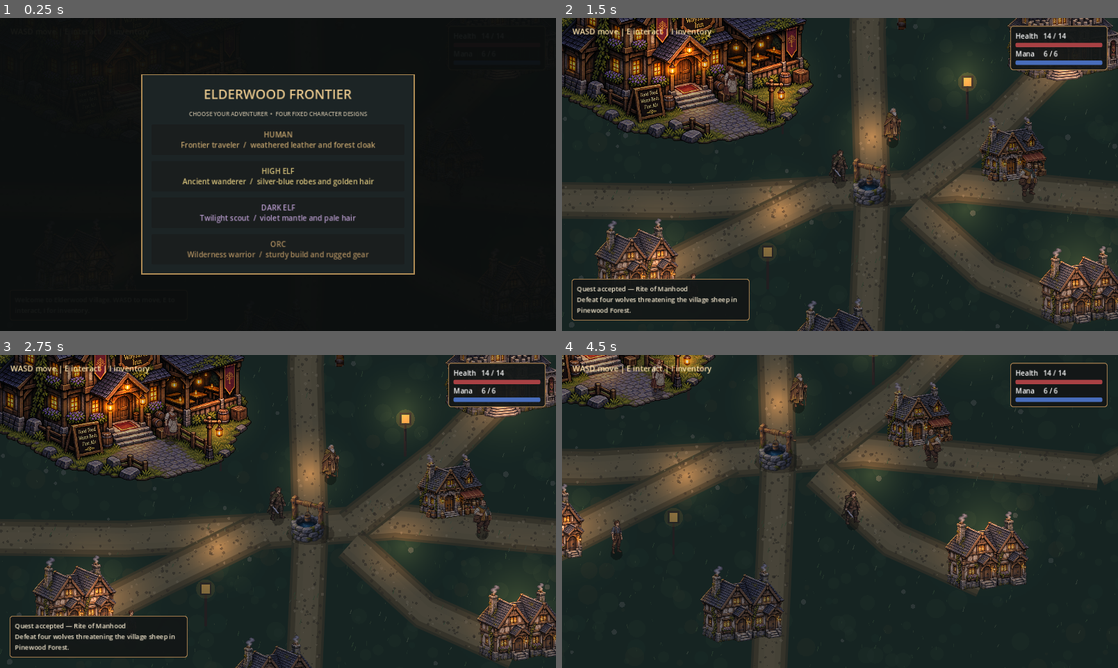
Above: before the commit, frames 1-4 (two rows, left to right).
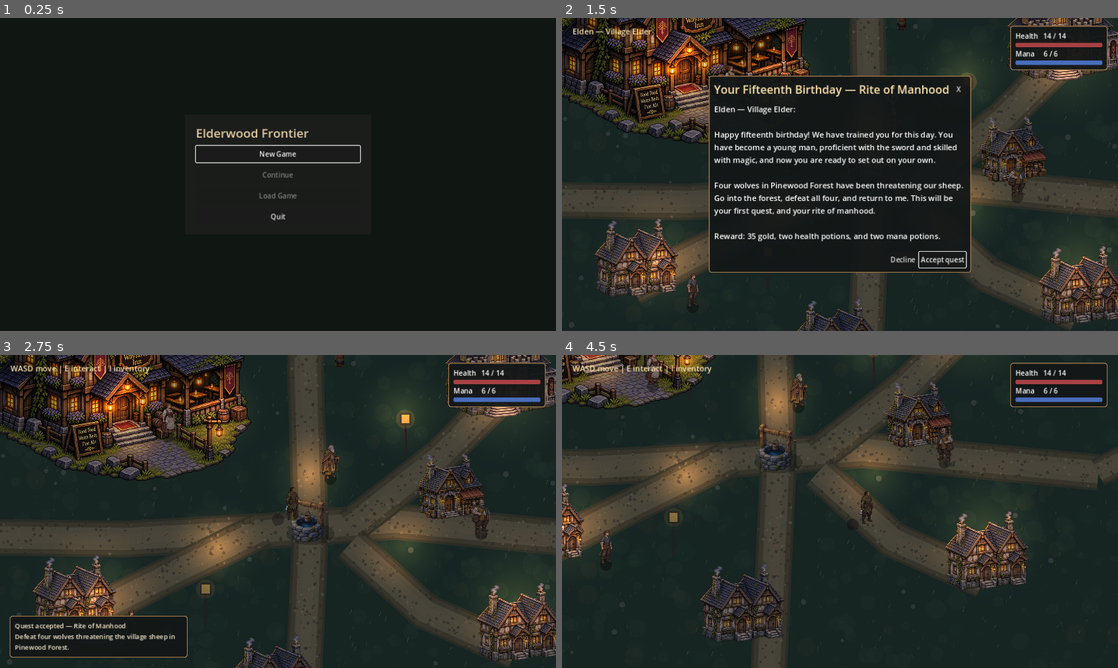
Above: after the commit, the same moments.

Repository: bhubler/elderwood-frontier-pc
Game: Godot game, scene res://scenes/game_menu.tscn
Same seed, same stepped clock (60 frames per second), same inputs: the game is played once before the commit and once after it. Before the commit the project starts from res://scenes/world.tscn.
Inputs (mouse positions are in pixels of both pictures, inside the frame that each line leads up to):
- Up to frame 1 (0.25 s): no input
- Up to frame 2 (1.5 s): click (840, 152) at 0.5 s, where only the run after the commit has a clickable "New Game"; click (940, 259) at 1.25 s, where only the run before the commit has a clickable "Accept quest"
- Up to frame 3 (2.75 s): click (378, 596) at 2 s, where only the run after the commit has a clickable "Accept quest"
- Up to frame 4 (4.5 s): tap Enter at 2.75 s; move the mouse to (962, 495) at 2.77 s; hold D 2.78-3.53 s; tap J at 2.85 s; click (962, 495) at 2.92 s; tap Space at 3.02, 3.77 s; move the mouse to (728, 527) at 3.52 s; hold S 3.53-4.28 s; tap I at 3.6, 4.25 s; move the mouse to (895, 442) at 4.27 s; hold D from 4.28 s (still down); tap E at 4.35 s

The runs differ from the first frame. In frame 1, 4.0% of the frame differs, in the area x 25-75%, y 18-82%; in frame 2, 19%, in the area x 1-86%, y 3-97%; in frame 3, 0.5%; in frame 4, 1.1%.

Commit message:
Add title menu and complete playthrough save slots

Diff:
--- a/project.godot
+++ b/project.godot
@@ -5,7 +5,7 @@
 
 [application]
 config/name="Elderwood Frontier"
-run/main_scene="res://scenes/world.tscn"
+run/main_scene="res://scenes/game_menu.tscn"
 config/features=PackedStringArray("4.3", "GL Compatibility")
 config/description="A personal isometric fantasy RPG."
 
--- /dev/null
+++ b/scenes/game_menu.tscn
@@ -0,0 +1,6 @@
+[gd_scene load_steps=2 format=3]
+
+[ext_resource type="Script" path="res://scripts/game_menu.gd" id="1"]
+
+[node name="GameMenu" type="CanvasLayer"]
+script = ExtResource("1")
--- a/scripts/frontier/adventure_state.gd
+++ b/scripts/frontier/adventure_state.gd
@@ -138,6 +138,10 @@
 
 func save_progress(path: String) -> Error:
     var file := ConfigFile.new()
+    write_progress(file)
+    return write_file(file, path)
+
+func write_progress(file: ConfigFile) -> void:
     file.set_value("chapter", "version", VERSION)
     file.set_value("chapter", "defeated", defeated)
     file.set_value("chapter", "quest_items", quest_items)
@@ -160,6 +164,8 @@
     file.set_value("chapter", "mentorship_focus", mentorship_focus)
     file.set_value("chapter", "mentorship_history", mentorship_history)
     file.set_value("chapter", "player_age", player_age)
+
+static func write_file(file: ConfigFile, path: String) -> Error:
     var temporary_path := path + ".tmp"
     var result := file.save(temporary_path)
     if result == OK:
@@ -173,6 +179,9 @@
     var result := file.load(path)
     if result != OK:
         return result
+    return read_progress(file)
+
+func read_progress(file: ConfigFile) -> Error:
     if file.get_value("chapter", "version", 0) != VERSION:
         return ERR_FILE_UNRECOGNIZED
     defeated.assign(file.get_value("chapter", "defeated", []))
--- a/scripts/frontier/forsaken_chapter.gd
+++ b/scripts/frontier/forsaken_chapter.gd
@@ -3,6 +3,9 @@
 signal return_to_gate
 var linked_from_gate := false
 var rite_completed := false
+var playthrough_progress: ConfigFile
+var resume_region := ""
+var resume_position := Vector2.INF
 
 const Fireball := preload("res://scripts/pinewood_fireball.gd")
 const FIREBALL_COST := 30.0
@@ -107,7 +110,11 @@
 var save_path := SAVE_PATH
 
 func _ready() -> void:
-    var result := state.load_progress(save_path)
+    var result := ERR_FILE_NOT_FOUND
+    if playthrough_progress == null:
+        result = state.load_progress(save_path)
+    elif playthrough_progress.has_section("chapter"):
+        result = state.read_progress(playthrough_progress)
     if result != OK and result != ERR_FILE_NOT_FOUND:
         can_save = false
         notice = "Chapter save could not be loaded. This session will not overwrite it."
@@ -133,7 +140,10 @@
     summon.z_index = 6
     summon.hide()
     add_child(summon)
-    _load_region("stonehaven" if linked_from_gate else "graveyard")
+    if Layouts.REGIONS.has(resume_region):
+        _load_region(resume_region)
+    else:
+        _load_region("stonehaven" if linked_from_gate else "graveyard")
 
 func _load_region(destination: String) -> void:
     var previous := region
@@ -180,6 +190,9 @@
             player.position = Vector2(0, 397)
     if region == "east_pinewood" and previous.is_empty():
         player.position = Overworld.FOREST_WEST + Vector2(105, 0)
+    if resume_position != Vector2.INF:
+        player.position = _bounded(resume_position)
+        resume_position = Vector2.INF
     _dress_region()
     if region == "stonehaven":
         _add_point("adventurers_guild", "Adventurer's Guild", Vector2(-260, 360))
@@ -1435,5 +1448,7 @@
     notice = "You recover at the graveyard entrance. Your quest progress is intact."
 
 func _save() -> void:
-    if can_save and state.save_progress(save_path) != OK:
+    if playthrough_progress != null:
+        state.write_progress(playthrough_progress)
+    elif can_save and state.save_progress(save_path) != OK:
         notice += " Chapter progress could not be saved."
--- /dev/null
+++ b/scripts/game_menu.gd
@@ -0,0 +1,202 @@
+extends CanvasLayer
+
+const Saves := preload("res://scripts/playthrough_save.gd")
+const PanelHeader := preload("res://scripts/panel_header.gd")
+const WORLD_PATH := "res://scenes/world.tscn"
+
+var world: Node2D
+var content: VBoxContainer
+var overlay: ColorRect
+var page := "title"
+var confirm_slot := 0
+
+func _ready() -> void:
+    layer = 110
+    process_mode = Node.PROCESS_MODE_ALWAYS
+    overlay = ColorRect.new()
+    add_child(overlay)
+    overlay.set_anchors_and_offsets_preset(Control.PRESET_FULL_RECT)
+    var center := CenterContainer.new()
+    overlay.add_child(center)
+    center.set_anchors_and_offsets_preset(Control.PRESET_FULL_RECT)
+    var panel := PanelContainer.new()
+    panel.custom_minimum_size.x = 430
+    var style := StyleBoxFlat.new()
+    style.bg_color = Color("#1b1d1b")
+    style.border_color = Color("#917044")
+    style.set_border_width_all(1)
+    style.content_margin_left = 26
+    style.content_margin_right = 26
+    style.content_margin_top = 22
+    style.content_margin_bottom = 22
+    panel.add_theme_stylebox_override("panel", style)
+    center.add_child(panel)
+    content = VBoxContainer.new()
+    content.add_theme_constant_override("separation", 10)
+    panel.add_child(content)
+    _show_title()
+
+func _unhandled_key_input(event: InputEvent) -> void:
+    if not event.is_action_pressed("ui_cancel") or event.is_echo() or not is_instance_valid(world):
+        return
+    if get_tree().get_first_node_in_group(&"area_transition") != null:
+        return
+    if overlay.visible and page != "pause":
+        _show_pause()
+    elif overlay.visible:
+        _resume()
+    else:
+        _show_pause()
+    get_viewport().set_input_as_handled()
+
+func _heading(title: String, close := Callable()) -> void:
+    for child in content.get_children():
+        content.remove_child(child)
+        child.queue_free()
+    var heading := Label.new()
+    heading.text = title
+    heading.add_theme_font_size_override("font_size", 28)
+    heading.add_theme_color_override("font_color", Color("#e5cda0"))
+    if close.is_valid():
+        PanelHeader.add_title(content, heading, close)
+    else:
+        content.add_child(heading)
+
+func _button(label: String, action: Callable, enabled := true) -> Button:
+    var button := Button.new()
+    button.text = label
+    button.custom_minimum_size.y = 38
+    button.disabled = not enabled
+    button.pressed.connect(action)
+    content.add_child(button)
+    return button
+
+func _status(message: String) -> void:
+    var label := Label.new()
+    label.text = message
+    label.autowrap_mode = TextServer.AUTOWRAP_WORD_SMART
+    content.add_child(label)
+
+func _show_title() -> void:
+    page = "title"
+    overlay.color = Color("#101713")
+    overlay.show()
+    _heading("Elderwood Frontier")
+    _button("New Game", _start_game.bind(null)).grab_focus()
+    var latest := _latest_slot()
+    _button("Continue", _load_slot.bind(latest), latest > 0)
+    _button("Load Game", _show_slots.bind(false), latest > 0)
+    _button("Quit", get_tree().quit)
+
+func _show_pause() -> void:
+    page = "pause"
+    get_tree().paused = true
+    overlay.color = Color(0.04, 0.06, 0.05, 0.84)
+    overlay.show()
+    _heading("Paused", _resume)
+    _button("Resume", _resume).grab_focus()
+    _button("Save Game", _show_slots.bind(true), not world.get_node("Player").choosing_race)
+    _button("Load Game", _show_slots.bind(false), _latest_slot() > 0)
+    _button("Return to Title", _confirm_return_to_title)
+
+func _resume() -> void:
+    overlay.hide()
+    get_tree().paused = false
+
+func _confirm_return_to_title() -> void:
+    page = "confirm"
+    _heading("Return to Title", _show_pause)
+    _status("Progress since your last save will be lost.")
+    _button("Return to Title", _return_to_title)
+    _button("Cancel", _show_pause).grab_focus()
+
+func _return_to_title() -> void:
+    _clear_world()
+    get_tree().paused = false
+    _show_title()
+
+func _back() -> void:
+    if is_instance_valid(world):
+        _show_pause()
+    else:
+        _show_title()
+
+func _show_slots(saving: bool) -> void:
+    page = "slots"
+    confirm_slot = 0
+    _heading("Save Game" if saving else "Load Game", _back)
+    for slot in range(1, Saves.SLOT_COUNT + 1):
+        var file := Saves.read_slot(slot)
+        var detail := "Empty"
+        if file != null:
+            var location: String = file.get_value("world", "location", "village")
+            var name := str(Saves.Layouts.REGIONS[location]["title"]) if Saves.Layouts.REGIONS.has(location) else location.capitalize()
+            if location == "village":
+                name = "Elderwood Village"
+            elif location == "inn":
+                name = "Wayfarer Inn"
+            var timestamp := int(file.get_value("save", "timestamp", 0)) + int(Time.get_time_zone_from_system()["bias"]) * 60
+            var saved_at := Time.get_datetime_string_from_unix_time(timestamp, true).substr(0, 16)
+            detail = "%s\n%s" % [name, saved_at]
+        var action := _save_slot.bind(slot) if saving else _load_slot.bind(slot)
+        _button("Slot %d  ·  %s" % [slot, detail], action, saving or file != null)
+
+func _latest_slot() -> int:
+    var latest := 0
+    var timestamp := -1.0
+    for slot in range(1, Saves.SLOT_COUNT + 1):
+        var file := Saves.read_slot(slot)
+        if file == null:
+            continue
+        var modified := float(file.get_value("save", "timestamp", 0))
+        if modified > timestamp:
+            latest = slot
+            timestamp = modified
+    return latest
+
+func _save_slot(slot: int) -> void:
+    if FileAccess.file_exists(Saves.slot_path(slot)) and confirm_slot != slot:
+        confirm_slot = slot
+        _heading("Overwrite Slot %d?" % slot, _show_slots.bind(true))
+        _status("This replaces the previous save in this slot.")
+        _button("Overwrite Save", _save_slot.bind(slot))
+        _button("Cancel", _show_slots.bind(true)).grab_focus()
+        return
+    var result := Saves.write_slot(world.get_node("VillageInteractions"), slot)
+    _show_slots(true)
+    _status("Saved to slot %d." % slot if result == OK else "Could not save slot %d. %s" % [slot, error_string(result)])
+
+func _load_slot(slot: int) -> void:
+    var file := Saves.read_slot(slot)
+    if file == null:
+        _status("This save could not be loaded.")
+        return
+    if is_instance_valid(world):
+        page = "confirm"
+        _heading("Load Slot %d?" % slot, _show_slots.bind(false))
+        _status("Progress since your last save will be lost.")
+        _button("Load Save", _start_game.bind(file))
+        _button("Cancel", _show_slots.bind(false)).grab_focus()
+    else:
+        _start_game(file)
+
+func _start_game(file: ConfigFile) -> void:
+    _clear_world()
+    get_tree().paused = false
+    var scene := load(WORLD_PATH) as PackedScene
+    world = scene.instantiate()
+    get_tree().root.add_child(world)
+    if file != null:
+        Saves.restore(world.get_node("VillageInteractions"), file)
+    overlay.hide()
+
+func _clear_world() -> void:
+    if not is_instance_valid(world):
+        return
+    var chapter: Node = world.get_node("VillageInteractions").chapter
+    if is_instance_valid(chapter):
+        chapter.get_parent().remove_child(chapter)
+        chapter.queue_free()
+    world.get_parent().remove_child(world)
+    world.queue_free()
+    world = null
--- /dev/null
+++ b/scripts/playthrough_save.gd
@@ -0,0 +1,97 @@
+extends RefCounted
+
+const State := preload("res://scripts/frontier/adventure_state.gd")
+const Layouts := preload("res://scripts/frontier/chapter_regions.gd")
+const SLOT_COUNT := 3
+const VERSION := 1
+
+static func read_slot(slot: int) -> ConfigFile:
+    var file := ConfigFile.new()
+    if file.load(slot_path(slot)) != OK or file.get_value("save", "version", 0) != VERSION:
+        return null
+    var location: String = file.get_value("world", "location", "")
+    if location not in ["village", "inn", "pinewood"] and not Layouts.REGIONS.has(location):
+        return null
+    if file.has_section("chapter") and State.new().read_progress(file) != OK:
+        return null
+    return file
+
+static func slot_path(slot: int) -> String:
+    return "user://elderwood_slot_%d.cfg" % slot
+
+static func write_slot(village: Node, slot: int) -> Error:
+    var file: ConfigFile = village.playthrough_progress
+    var actor: Node = village.player
+    var inventory := village
+    var location := "inn" if village.inside_inn else "village"
+    var resources: Vector2 = village.gate_resources
+    var chapter: Node = village.chapter
+    if is_instance_valid(chapter):
+        chapter.state.write_progress(file)
+        actor = chapter.player
+        inventory = chapter.inventory
+        location = chapter.region
+        resources = Vector2(chapter.health, chapter.mana)
+        file.set_value("world", "crypt_defeats", chapter.crypt_defeated_this_visit)
+        file.set_value("world", "sentinel_defeated", chapter.sentinel_defeated_this_visit)
+    elif is_instance_valid(village.forest) and village.forest.active:
+        location = "pinewood"
+        resources = Vector2(village.forest.health, village.forest.mana)
+    file.set_value("save", "version", VERSION)
+    file.set_value("save", "timestamp", Time.get_unix_time_from_system())
+    file.set_value("world", "location", location)
+    file.set_value("world", "position", actor.position)
+    file.set_value("world", "resources", resources)
+    file.set_value("world", "gate_resources", village.gate_resources)
+    file.set_value("world", "race", actor.race)
+    file.set_value("world", "necromancer_art", actor.necromancer_appearance_enabled)
+    file.set_value("world", "road_quest", village.road_quest)
+    file.set_value("world", "wolves", village.defeated_wolves)
+    file.set_value("inventory", "gold", inventory.gold)
+    file.set_value("inventory", "equipment", inventory.equipment)
+    file.set_value("inventory", "backpack", inventory.backpack)
+    file.set_value("inventory", "item_data", inventory.item_data)
+    return State.write_file(file, slot_path(slot))
+
+static func restore(village: Node, file: ConfigFile) -> void:
+    village.playthrough_progress = file
+    village.road_quest = file.get_value("world", "road_quest", 0)
+    village.defeated_wolves.assign(file.get_value("world", "wolves", []))
+    village.opening_greeting_shown = village.road_quest != village.RoadQuest.OFFERED
+    village._update_pip_marker()
+    village.gold = file.get_value("inventory", "gold", village.gold)
+    village.equipment = file.get_value("inventory", "equipment", village.equipment)
+    village.backpack.assign(file.get_value("inventory", "backpack", village.backpack))
+    village.item_data = file.get_value("inventory", "item_data", village.item_data)
+    village._refresh_inventory()
+    var actor: Node = village.player
+    actor.necromancer_appearance_enabled = file.get_value("world", "necromancer_art", false)
+    actor._choose_race(file.get_value("world", "race", "Human"))
+    actor.set_equipment(village.equipment)
+    var location: String = file.get_value("world", "location", "village")
+    var resources: Vector2 = file.get_value("world", "resources", Vector2.ZERO)
+    village.gate_resources = file.get_value("world", "gate_resources", Vector2.ZERO)
+    match location:
+        "inn":
+            village._enter_inn_now()
+        "pinewood":
+            village._enter_pinewood_now()
+            village.forest.health = int(resources.x)
+            village.forest.mana = resources.y
+        "village":
+            pass
+        _:
+            var scene := load(village.FORSAKEN_CHAPTER) as PackedScene
+            var chapter := scene.instantiate()
+            chapter.resume_region = location
+            chapter.resume_position = file.get_value("world", "position", Vector2.INF)
+            chapter.crypt_defeated_this_visit.assign(file.get_value("world", "crypt_defeats", []))
+            chapter.sentinel_defeated_this_visit = file.get_value("world", "sentinel_defeated", false)
+            village.chapter = chapter
+            village._mount_chapter()
+            actor = chapter.player
+            chapter.health = int(resources.x)
+            chapter.mana = resources.y
+    if not Layouts.REGIONS.has(location):
+        actor.position = file.get_value("world", "position", actor.position)
+    actor.get_node("Camera2D").reset_smoothing()
--- a/scripts/village_interactions.gd
+++ b/scripts/village_interactions.gd
@@ -55,6 +55,7 @@
 var pinewood_requested := false
 var chapter: Node2D
 var gate_resources := Vector2.ZERO
+var playthrough_progress := ConfigFile.new()
 var defeated_wolves: Array[int] = []
 var road_quest := RoadQuest.OFFERED
 var opening_greeting_shown := false
@@ -622,17 +623,20 @@
 
 func _mount_chapter() -> void:
     var world := get_parent() as Node2D
-    gate_resources = Vector2(forest.health, forest.mana)
-    forest.queue_free()
-    forest = null
+    if is_instance_valid(forest):
+        gate_resources = Vector2(forest.health, forest.mana)
+        forest.queue_free()
+        forest = null
     world.hide()
     world.process_mode = Node.PROCESS_MODE_DISABLED
     hide()
     chapter.linked_from_gate = true
+    chapter.playthrough_progress = playthrough_progress
     chapter.rite_completed = road_quest == RoadQuest.COMPLETE
     chapter.return_to_gate.connect(_restore_stonehaven_gate, CONNECT_DEFERRED)
     chapter.get_node("Inventory").copy_items_from(self)
     get_tree().root.add_child(chapter)
+    chapter.player.necromancer_appearance_enabled = player.necromancer_appearance_enabled
     chapter.player._choose_race(player.race)
     chapter.player.get_node("Camera2D").make_current()
 
@@ -642,7 +646,10 @@
 func _restore_stonehaven_gate_now() -> void:
     if not is_instance_valid(chapter):
         return
+    chapter.state.write_progress(playthrough_progress)
     copy_items_from(chapter.inventory)
+    player.necromancer_appearance_enabled = chapter.player.necromancer_appearance_enabled
+    player._choose_race(chapter.player.race)
     chapter.queue_free()
     chapter = null
     var world := get_parent() as Node2D
